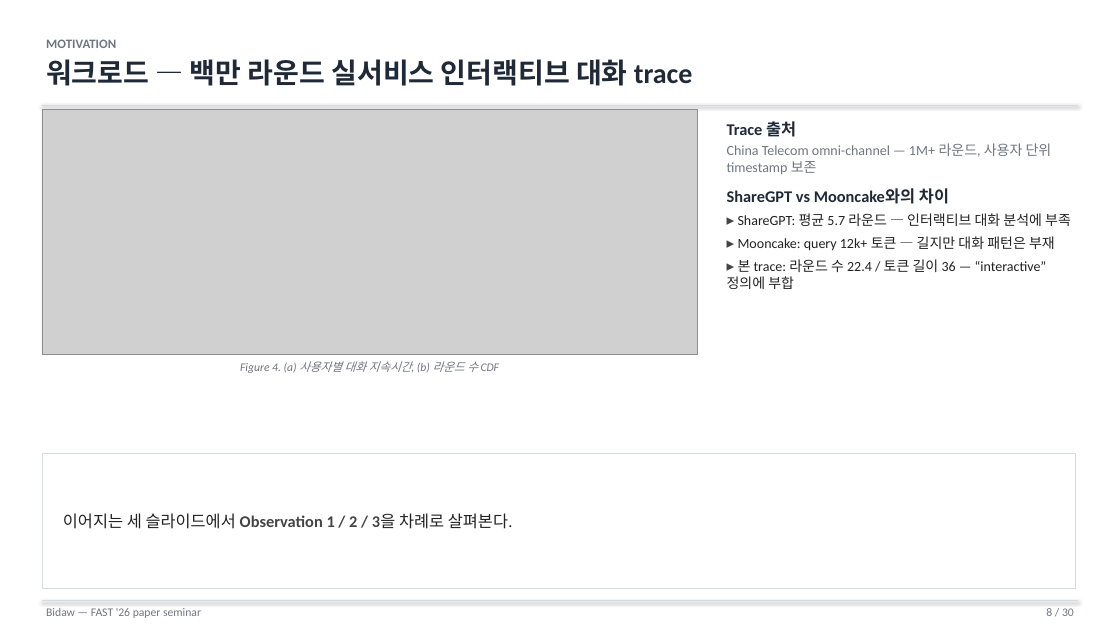
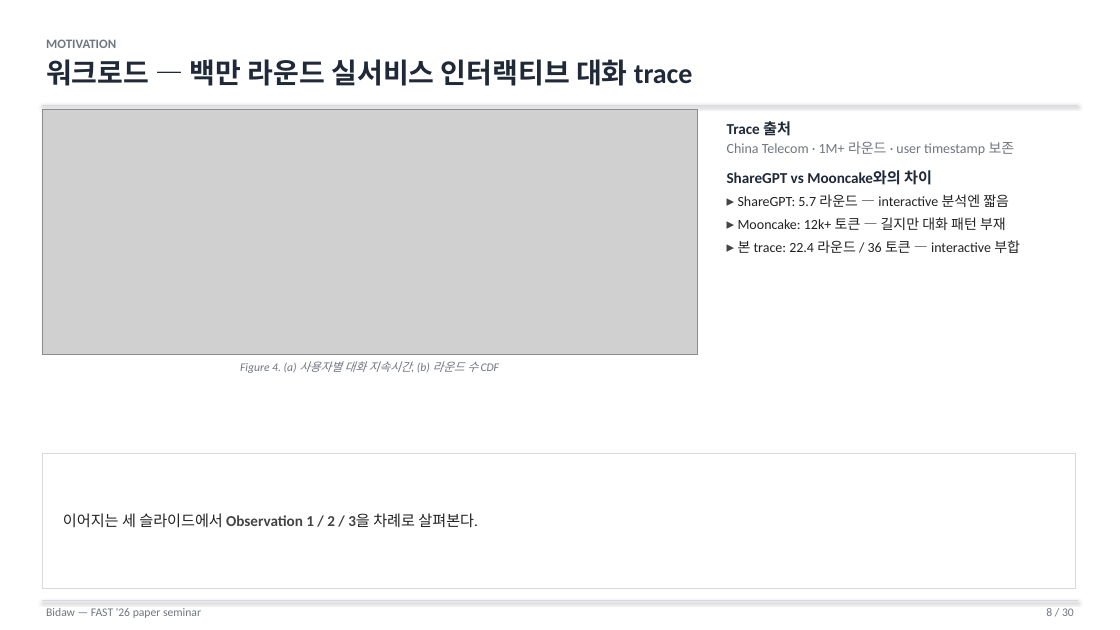
Before and after one commit to Daejun/bidaw, a slide deck: slide 8 of Bidaw_seminar.pptx. Drawn at 1120x630 pixels with LibreOffice and Linux fonts; fonts in the diff are those of the drawing; grey boxes stand for pictures. Boxes give left, top, right and bottom in pixels: in the first picture for what was removed or moved away, otherwise in the second. Text is boxed around its words. In the diff, an @@ line names an element or a change of style, - is before the commit and + after.

Commit message:
Eliminate widow lines in seminar slides
Awkward line breaks where one or two words spilled to the next line were
visible across most of the deck. Two passes of fixes:

- Body bullet font 14pt → 13pt (sed-style replace_all)
- Tighten copy on the worst offenders in slides 3, 5, 8, 9, 10, 11, 13,
  17, 23 (shorter Korean phrasing, English term abbreviations)
- Widen the slide-4 attention diagram box (5.8" → 6.1") and rewrite the
  formula in ASCII (`K^T`, `sqrt(d)`) so it fits on one line

```diff
--- a/Bidaw_seminar.pptx
+++ b/Bidaw_seminar.pptx
@@ text at <box>727,141,1015,155</box>: text changed @@
-China Telecom omni-channel — 1M+ 라운드, 사용자 단위 timestamp 보존
+China Telecom · 1M+ 라운드 · user timestamp 보존
@@ text at <box>727,121,932,185</box>: size 14 to 13 pt in "Trace 출처", "ShareGPT vs Mooncake와의 차이" @@
@@ text at <box>738,194,1020,253</box>: text changed @@
-▸ ShareGPT: 평균 5.7 라운드 — 인터랙티브 대화 분석에 부족
-▸ Mooncake: query 12k+ 토큰 — 길지만 대화 패턴은 부재
-▸ 본 trace: 라운드 수 22.4 / 토큰 길이 36 — “interactive” 정의에 부합
+▸ ShareGPT: 5.7 라운드 — interactive 분석엔 짧음
+▸ Mooncake: 12k+ 토큰 — 길지만 대화 패턴 부재
+▸ 본 trace: 22.4 라운드 / 36 토큰 — interactive 부합
@@ text "이어지는 세 슬라이드에서 Observation 1 ..." at <box>63,513,477,528</box>: size 14 to 13 pt @@
```
Also in this commit, not shown: 22 other slides changed, 2 other files.
